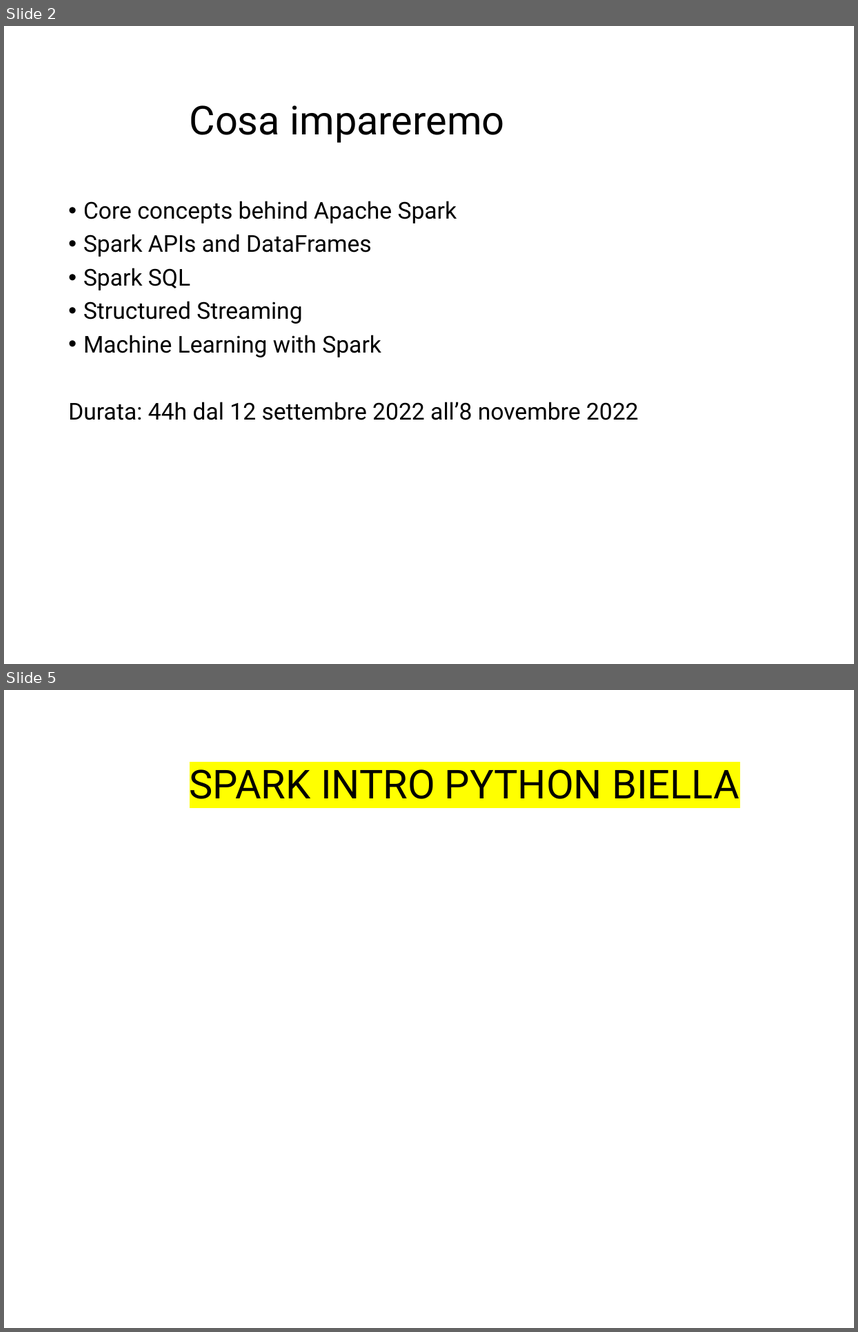
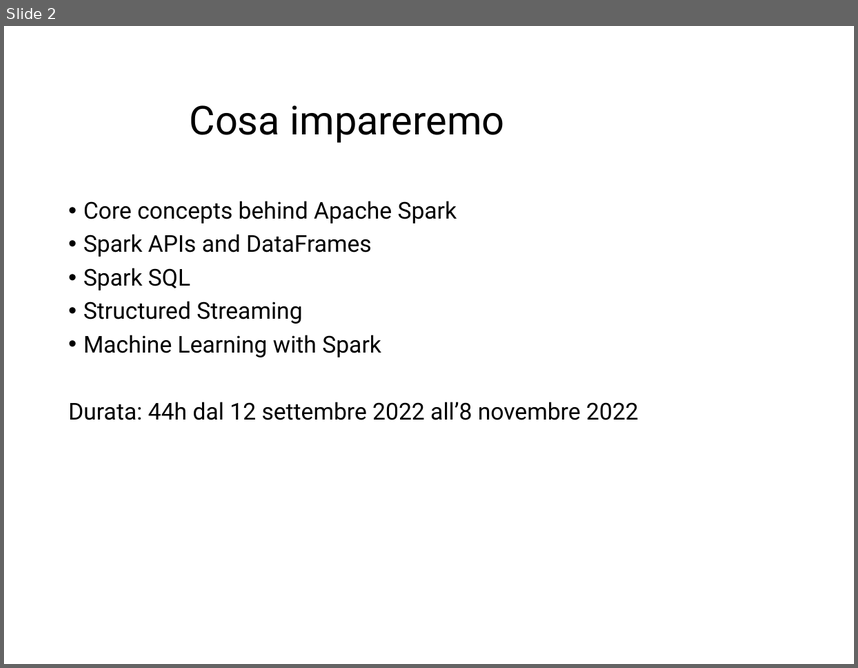
Before and after one commit to Marco-Santoni/databricks-from-scratch, a slide deck: training-spark/0_Intro_v1.pptx. Shown one above the other, each under a label of ours: slides 2 and 5 before the commit, slide 2 after it; the slides between them are not shown. The pictures are 858x1332 and 858x668 pixels, drawn with LibreOffice and Linux fonts; fonts in the diff are those of the drawing; background and template pictures are left out. Boxes give left, top, right and bottom in pixels: in the first picture for what was removed or moved away, otherwise in the second. Text is boxed around its words. In the diff, an @@ line names an element or a change of style, - is before the commit and + after.

Commit message:
Introductory slide

```diff
--- a/training-spark/0_Intro_v1.pptx
+++ b/training-spark/0_Intro_v1.pptx
@@ slide 5 removed at (4, 690, 854, 1328), background #FFFFFF @@
@@ title removed at (190, 769, 740, 799) @@
-SPARK INTRO PYTHON BIELLA
```
Also in this commit, not shown: 2 slides changed, 12 slides added.
